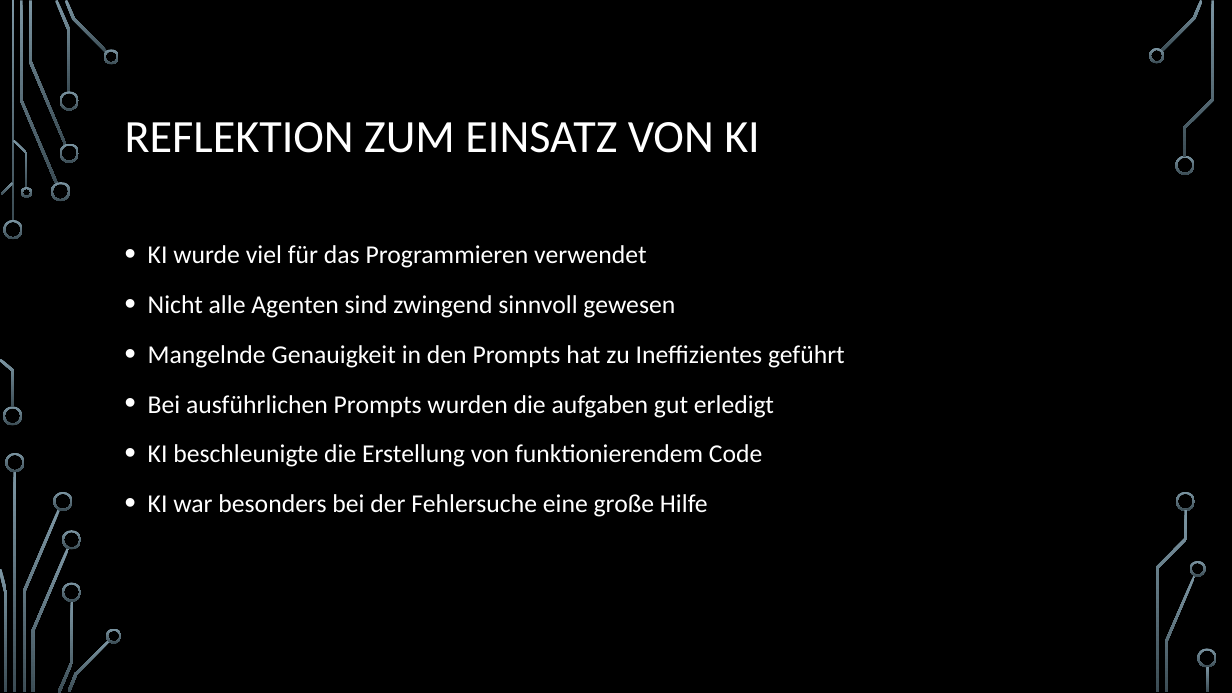
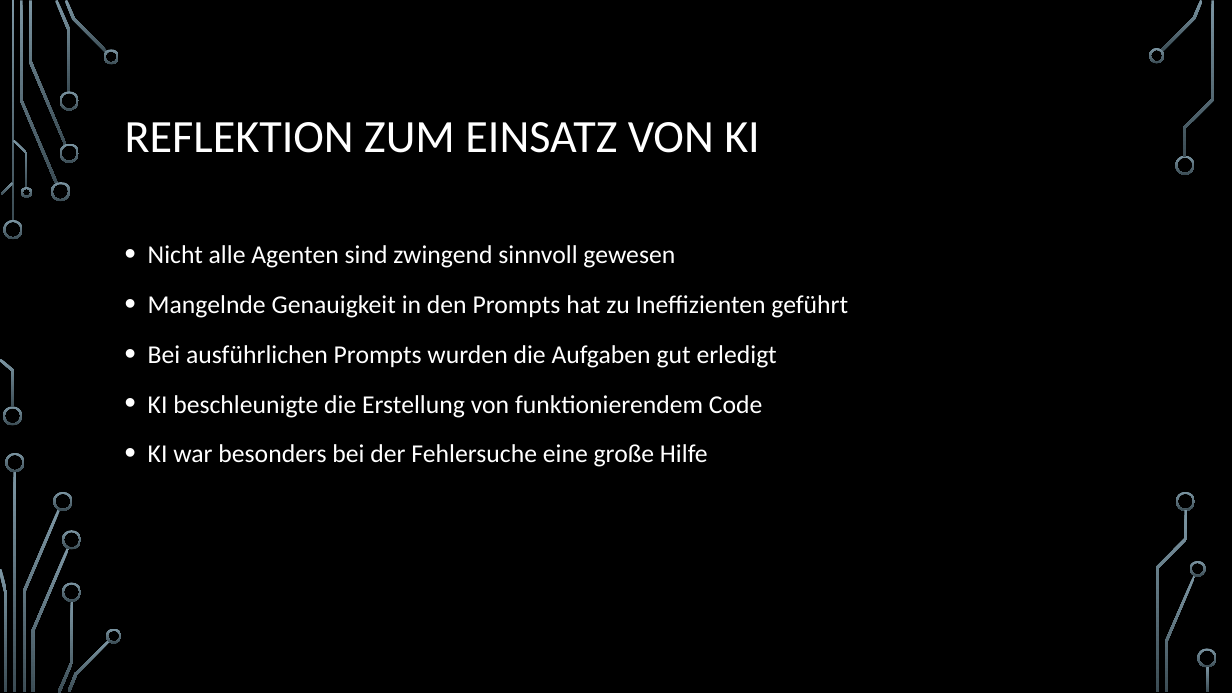
Before and after one commit to Lightnigwing/litter-detection, a slide deck: slide 11 of Litter Detection V2.pptx. Drawn at 1232x693 pixels with LibreOffice and Linux fonts; fonts in the diff are those of the drawing; background and template pictures are left out. Boxes give left, top, right and bottom in pixels: in the first picture for what was removed or moved away, otherwise in the second. Text is boxed around its words. In the diff, an @@ line names an element or a change of style, - is before the commit and + after.

```diff
--- a/Litter Detection V2.pptx
+++ b/Litter Detection V2.pptx
@@ text at <box>148,245,646,268</box>: paragraph removed @@
-• KI wurde viel für das Programmieren verwendet
@@ text at <box>148,295,848,368</box>: text changed @@
-• Mangelnde Genauigkeit in den Prompts hat zu Ineffizientes geführt
-• Bei ausführlichen Prompts wurden die aufgaben gut erledigt
+• Mangelnde Genauigkeit in den Prompts hat zu Ineffizienten geführt
+• Bei ausführlichen Prompts wurden die Aufgaben gut erledigt
```
Also in this commit, not shown: 5 other slides changed, 3 other files.
